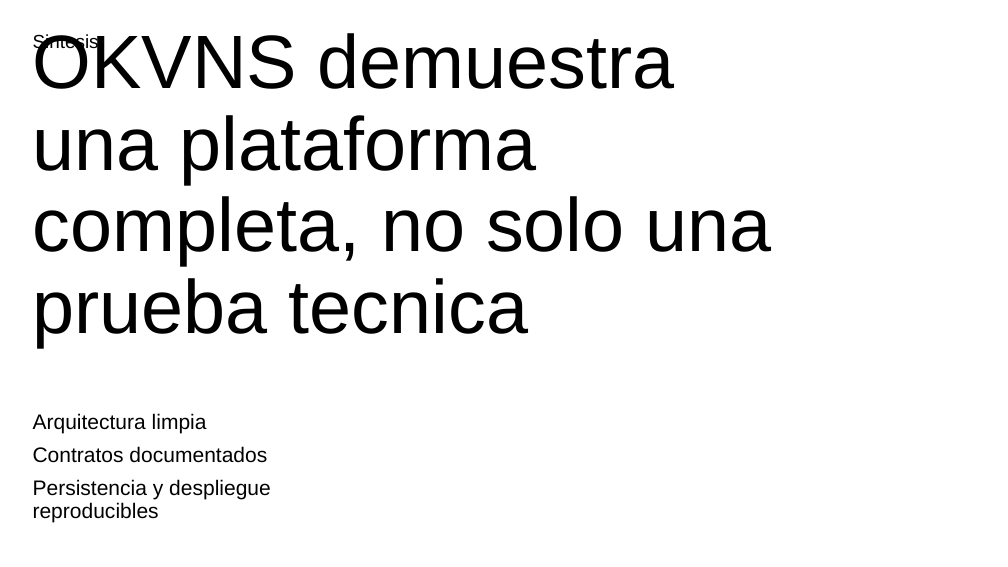
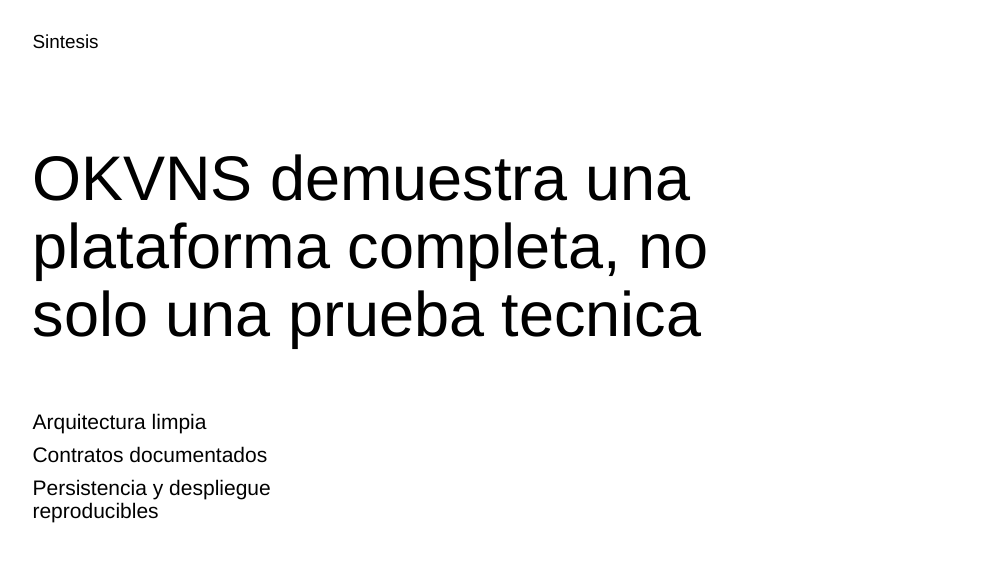
Before and after one commit to beshmo/tfm_bigschool, a slide deck: slide 12 of docs/tfm/okvns-tfm-presentacion.pptx (slide 11 before the commit). Drawn at 1008x567 pixels with LibreOffice and Linux fonts; fonts in the diff are those of the drawing. Boxes give left, top, right and bottom in pixels: in the first picture for what was removed or moved away, otherwise in the second. Text is boxed around its words. In the diff, an @@ line names an element or a change of style, - is before the commit and + after.

```diff
--- a/docs/tfm/okvns-tfm-presentacion.pptx
+++ b/docs/tfm/okvns-tfm-presentacion.pptx
@@ title "OKVNS demuestra una plataforma completa, ..." at box(33, 154, 708, 347): size 72 to 60 pt @@
```
Also in this commit, not shown: 3 other slides changed, 1 slide added, 4 other files.
